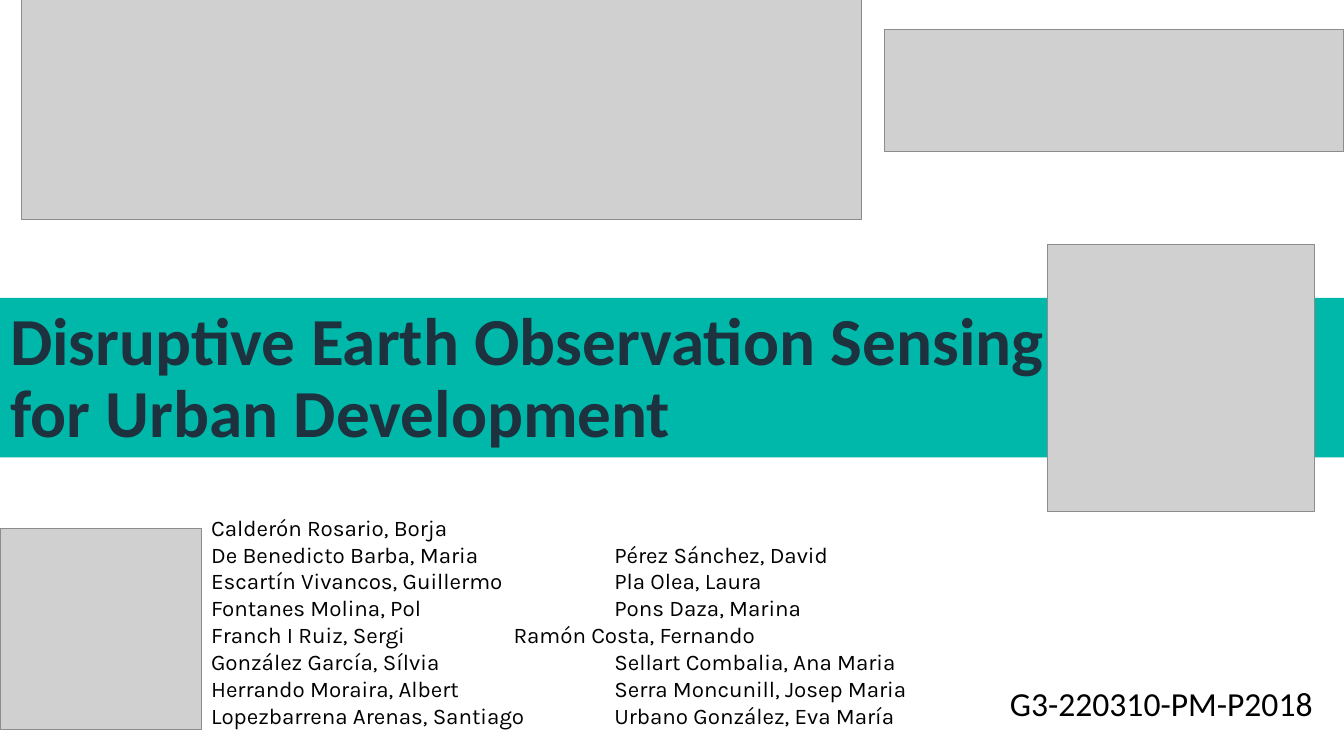
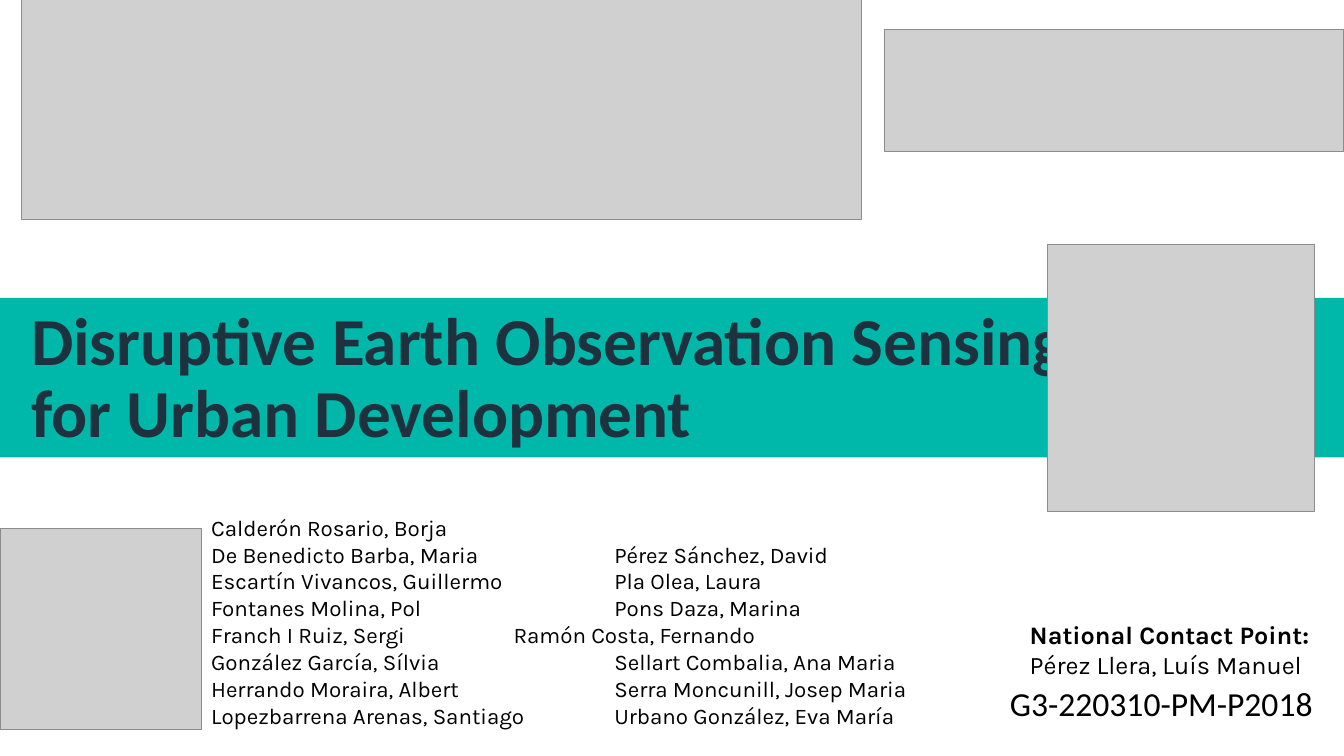
Before and after one commit to AstroProjects/projectsGroup3, a slide deck: slide 1 of Presentació projecte/GENERAL/DEOS-UD defense 1.pptx. Drawn at 1344x756 pixels with LibreOffice and Linux fonts; fonts in the diff are those of the drawing; grey boxes stand for pictures. Boxes give left, top, right and bottom in pixels: in the first picture for what was removed or moved away, otherwise in the second. Text is boxed around its words. In the diff, an @@ line names an element or a change of style, - is before the commit and + after.

```diff
--- a/Presentació projecte/GENERAL/DEOS-UD defense 1.pptx
+++ b/Presentació projecte/GENERAL/DEOS-UD defense 1.pptx
@@ rectangle added at bbox=[0, 298, 21, 458], fill #00B8A9 @@
@@ title "Disruptive Earth Observation Sensing for ...": place and size @@
-title "Disruptive Earth Observation Sensing for ..." at bbox=[0, 298, 1344, 458]
+title "Disruptive Earth Observation Sensing for ..." at bbox=[21, 298, 1344, 458]
@@ text added at bbox=[1030, 626, 1310, 677], 18 pt, text #000000, bold @@
+National Contact Point: Pérez Llera, Luís Manuel
```
Also in this commit, not shown: 11 other slides changed, 1 other file.
